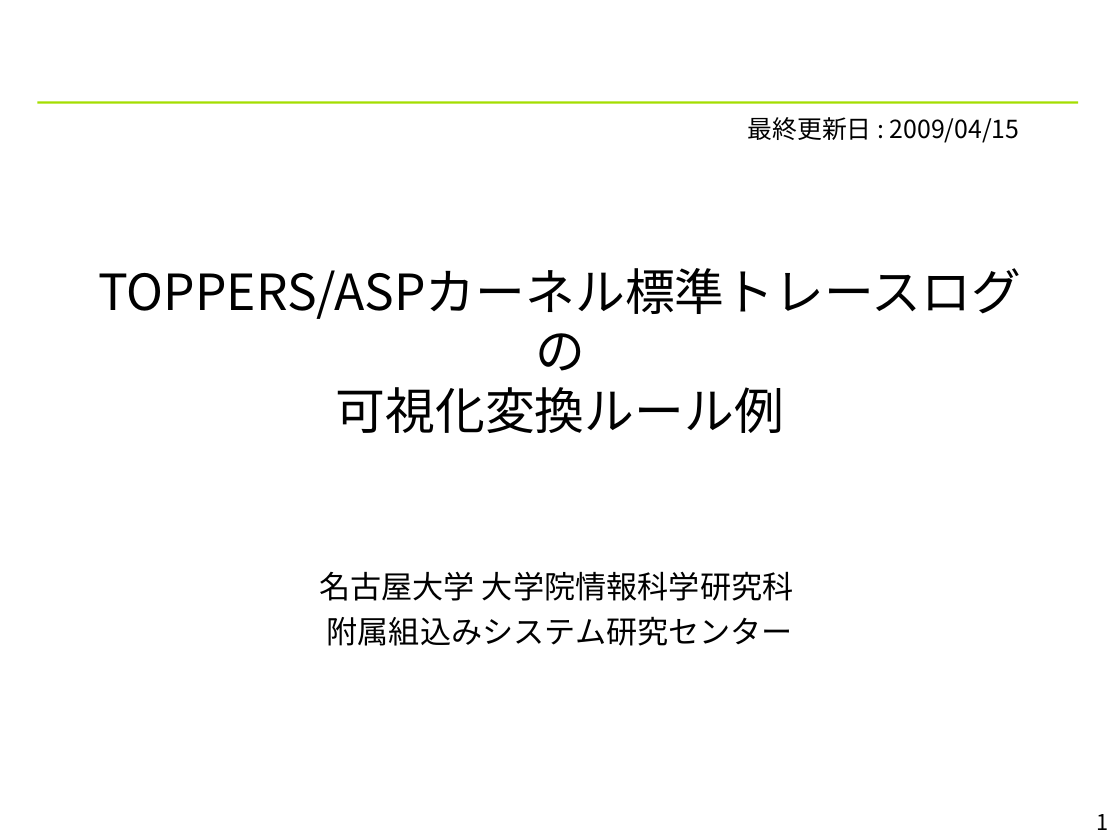
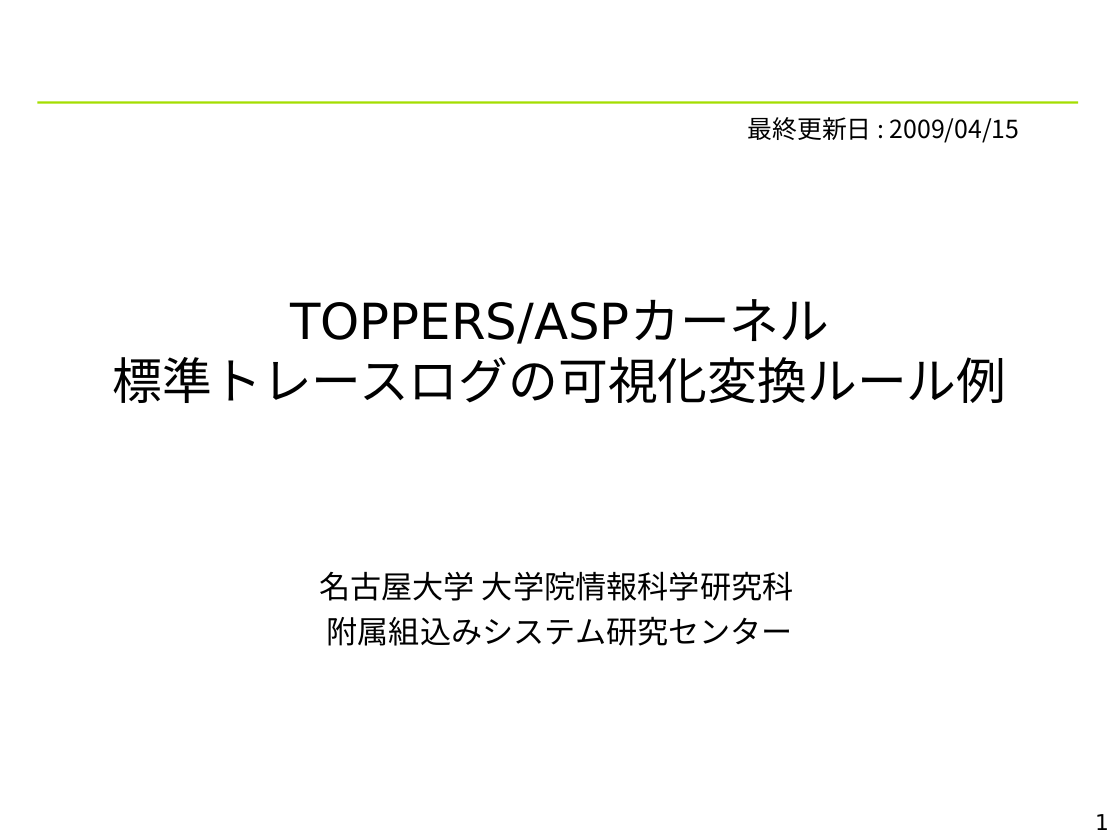
Before and after one commit to YixiaoLi/tlv4mc, a slide deck: slide 1 of doc/TLV_visualize_rules.ppt. Drawn at 1120x840 pixels with LibreOffice and Linux fonts; fonts in the diff are those of the drawing; background and template pictures are left out. Boxes give left, top, right and bottom in pixels: in the first picture for what was removed or moved away, otherwise in the second. Text is boxed around its words. In the diff, an @@ line names an element or a change of style, - is before the commit and + after.

```diff
--- a/doc/TLV_visualize_rules.ppt
+++ b/doc/TLV_visualize_rules.ppt
@@ title at [113, 299, 1007, 403]: text changed; font Noto Sans CJK JP to DejaVu Sans @@
-TOPPERS/ASPカーネル標準トレースログの
-可視化変換ルール例
+TOPPERS/ASPカーネル
+標準トレースログの可視化変換ルール例
```
Also in this commit, not shown: 52 other slides changed, 2 other files.
